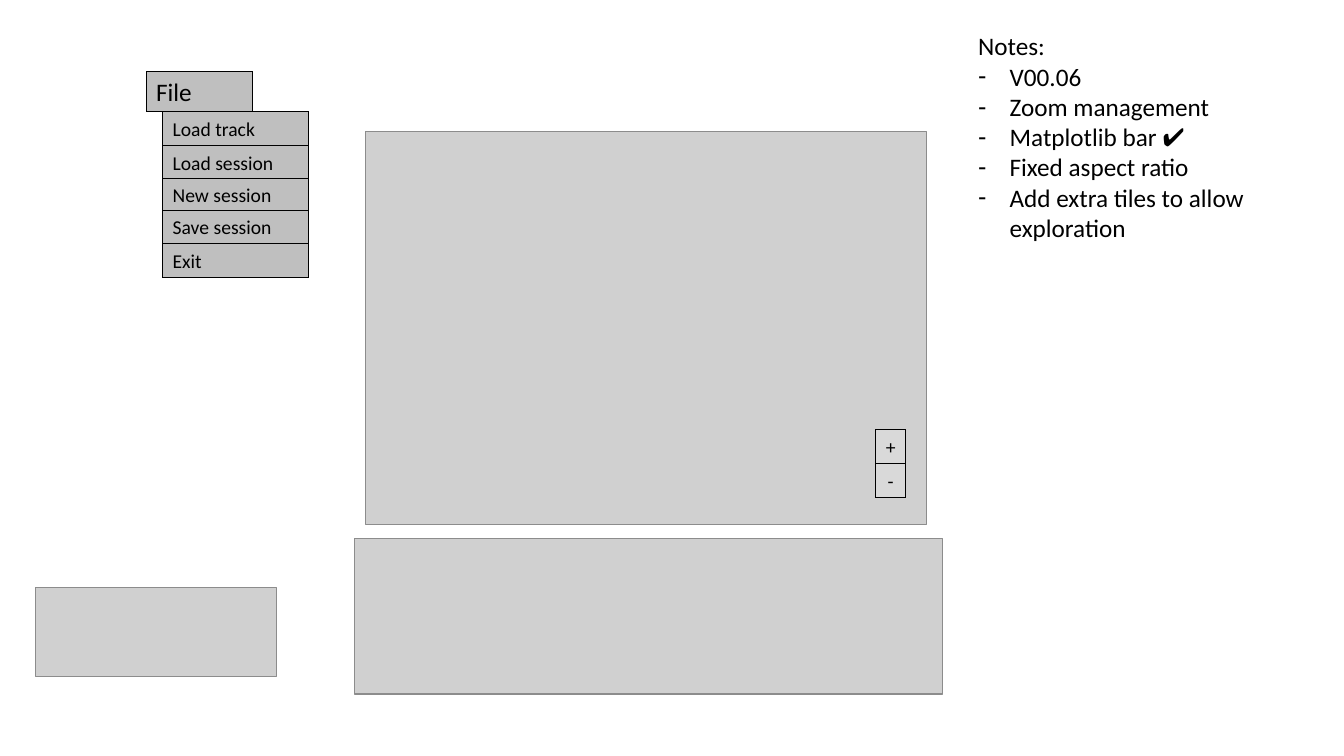
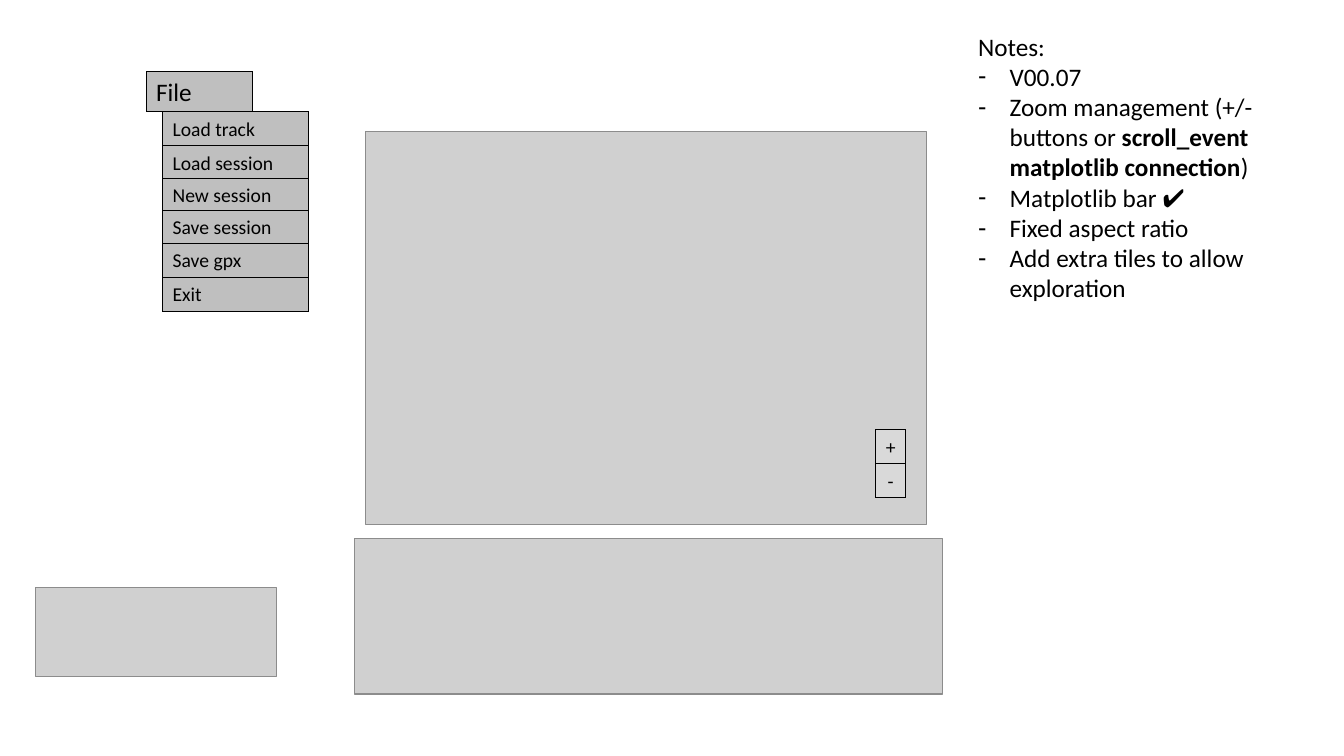
Before and after one commit to TrackEditor/TrackEditor, a slide deck: slide 8 of gui_design.pptx (slide 7 before the commit). Drawn at 1344x756 pixels with LibreOffice and Linux fonts; fonts in the diff are those of the drawing; grey boxes stand for pictures. Boxes give left, top, right and bottom in pixels: in the first picture for what was removed or moved away, otherwise in the second. Text is boxed around its words. In the diff, an @@ line names an element or a change of style, - is before the commit and + after.

```diff
--- a/gui_design.pptx
+++ b/gui_design.pptx
@@ text at <box>1010,69,1249,180</box>: text changed @@
-– V00.06
-– Zoom management
+– V00.07
+– Zoom management (+/- buttons or scroll_event matplotlib connection)
@@ rectangle added at <box>162,243,309,277</box>, fill #BFBFBF, outline #000000 0.75 pt, 14 pt, text #000000 @@
+Save gpx
@@ rectangle "Exit": place and size @@
-rectangle "Exit" at <box>162,244,309,278</box>
+rectangle "Exit" at <box>162,277,309,312</box>
```
Also in this commit, not shown: 4 other slides changed, 4 other files.
